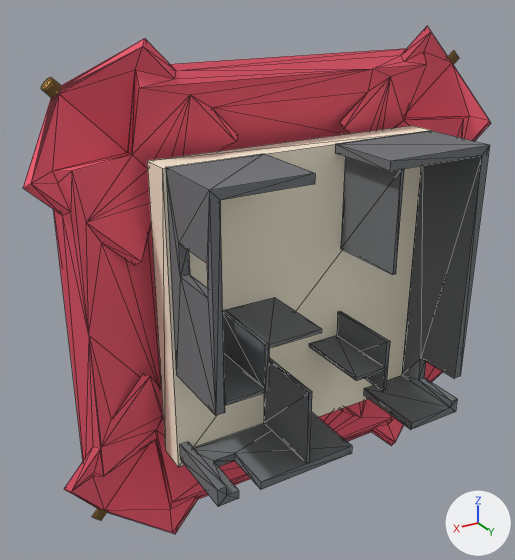
An edit to the OBJ model PutTexturesHere(3dModelFiles)/Maps/Oregani_Hard_Walls.obj, drawn before and after from the same camera.
Before and after are seen from a camera (50 mm lens) standing at (96.8, 116.4, 75.0) and looking at (7.7, -32.0, 0.8). Every picture has the same lights, and +X, +Y and +Z are marked at lower right. The older version comes first. Mesh edges are drawn as thin lines. Where no turn or scale is listed for an object, it has been applied to the vertices.

The first picture shows 'obj_0', 'obj_1', 'obj_2', 'obj_3', 'obj_4', 'obj_5', 'obj_6', 'obj_7'.
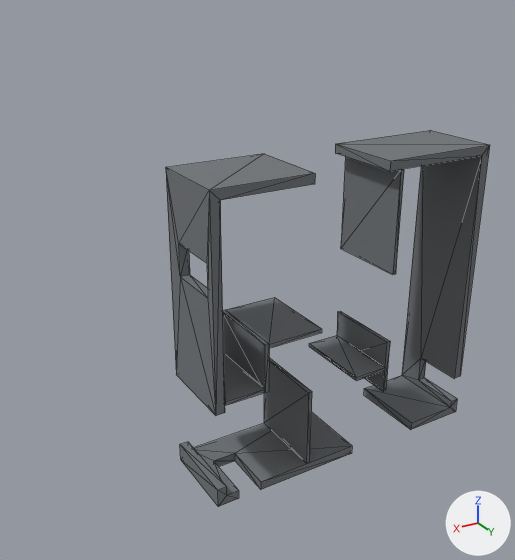
What differs and where, as boxes [x1, y1, x2, y2] in the pictures (515 x 560 px):
'obj_7', deleted
    before: [23, 26, 491, 534]
    faces in mat_color_15277357 (red #f55f74): [23, 26, 491, 534]
    faces in mat_color_16311991 (pale yellow #fcf4dc): [147, 125, 433, 467]
    faces in mat_color_16089887 (orange #fbbe62): [41, 50, 459, 520]

What the commit changed:
Object 'obj_7' (ob_obj_7) is deleted.
